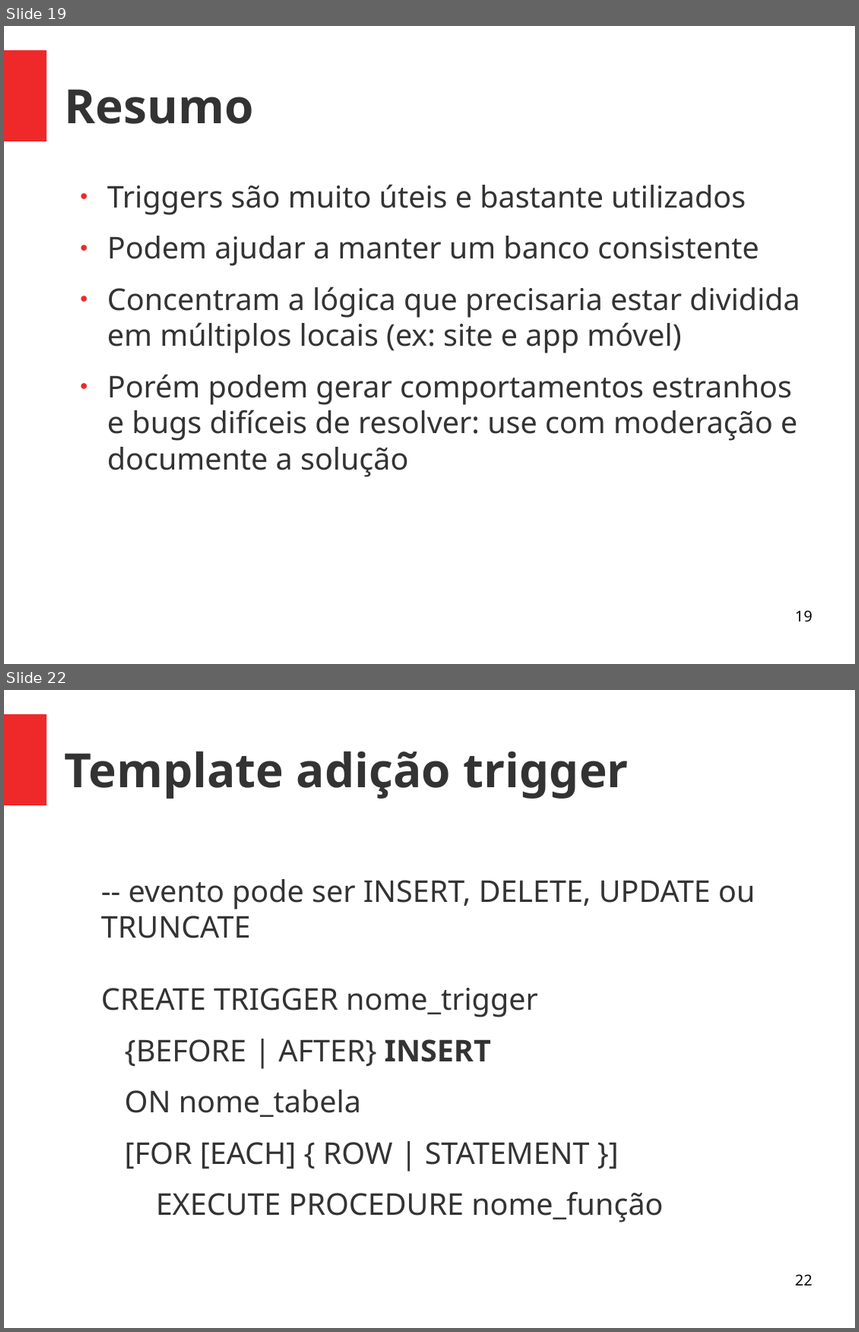
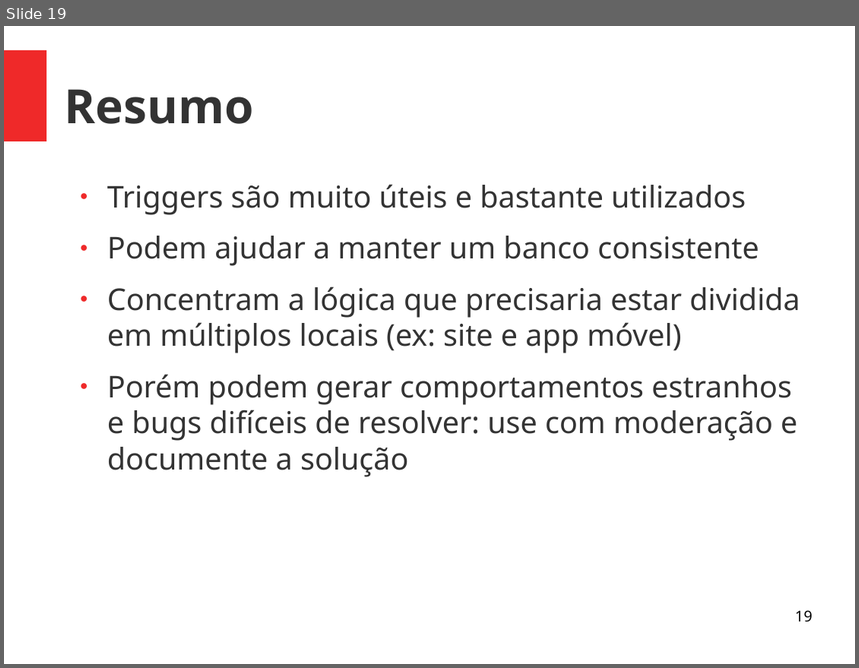
Before and after one commit to viniciusalveshax/aulas, a slide deck: banco-de-dados-2/10-triggers/bd2-triggers.odp. Shown one above the other, each under a label of ours: slides 19 and 22 before the commit, slide 19 after it; the slides between them are not shown. The pictures are 859x1332 and 859x668 pixels, drawn with LibreOffice and Linux fonts; fonts in the diff are those of the drawing. Boxes give left, top, right and bottom in pixels: in the first picture for what was removed or moved away, otherwise in the second. Text is boxed around its words. In the diff, an @@ line names an element or a change of style, - is before the commit and + after.

```diff
--- a/banco-de-dados-2/10-triggers/bd2-triggers.odp
+++ b/banco-de-dados-2/10-triggers/bd2-triggers.odp
@@ slide 22 removed at bbox=[4, 690, 855, 1328], background #FFFFFF; not listed: 1 template element that a slide beside it also shows @@
@@ title removed at bbox=[65, 752, 629, 799] @@
-Template adição trigger
@@ text removed at bbox=[101, 879, 755, 1223] @@
--- evento pode ser INSERT, DELETE, UPDATE ou TRUNCATE
-CREATE TRIGGER nome_trigger
-{BEFORE | AFTER} INSERT
-ON nome_tabela
-[FOR [EACH] { ROW | STATEMENT }]
-EXECUTE PROCEDURE nome_função
@@ page number removed at bbox=[795, 1274, 813, 1286] @@
-22
```
Also in this commit, not shown: 3 slides changed, 3 other slides removed, 1 other file.
